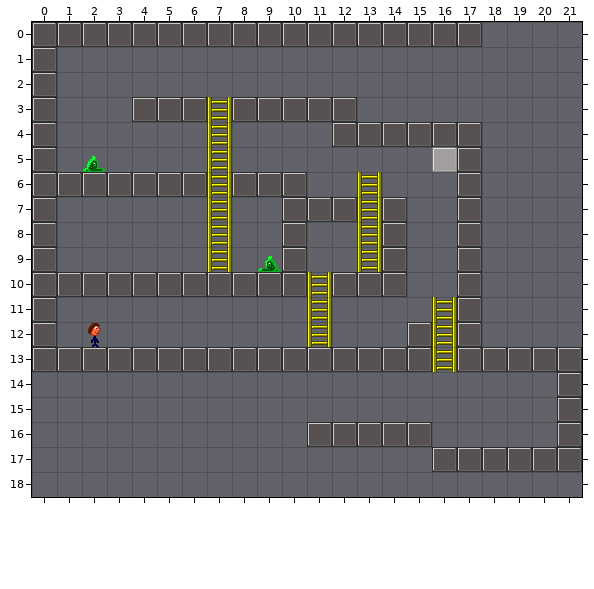
Two versions of a level (Tiled map, map/map1.tmx). The first picture shows the starting point.
Cells are 25x25 px. Shown: x 0..21, y 0..18.
Once edited:
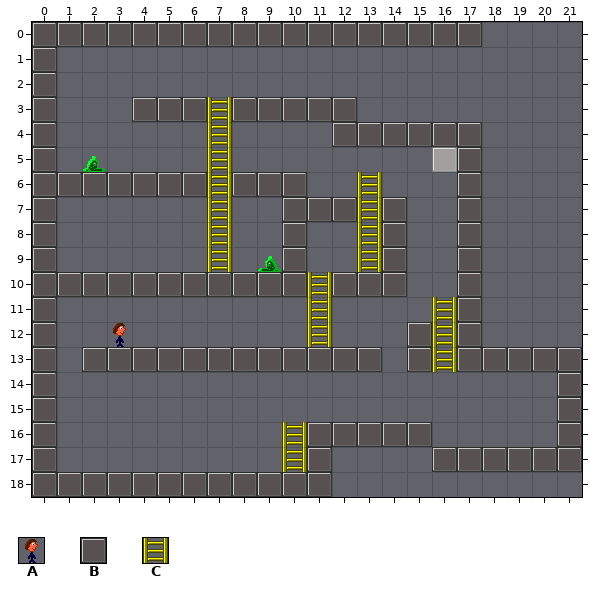
Key: from "entities": A 0 "player"; from "shplat": B 0 "wall", C 1 "ladder".
_ is an empty cell.
Tiles replaced or removed in this view: A, B.
Commit: Added falling code. Added monster tiles.
Change:
Changed rows in their new state; . is an unchanged cell.
Layer "entities":
first column x 2:
12 _A
Layer "blocks":
first column x 0:
13 ._............_
14 B..............
15 B..............
16 B.........C....
17 B.........CB...
18 BBBBBBBBBBBB...
Pixel boxes of the changes (left, top, right, bottom) in both pictures:
changed: (32, 323, 332, 497)
removed: (382, 347, 407, 372)
